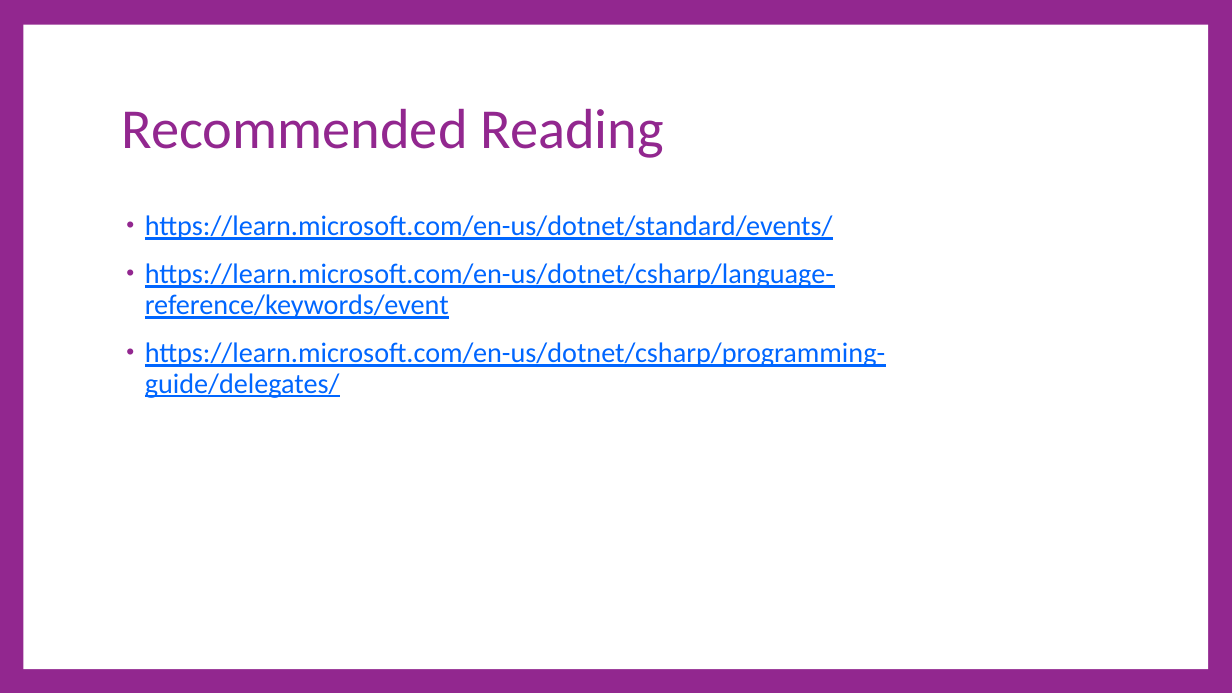
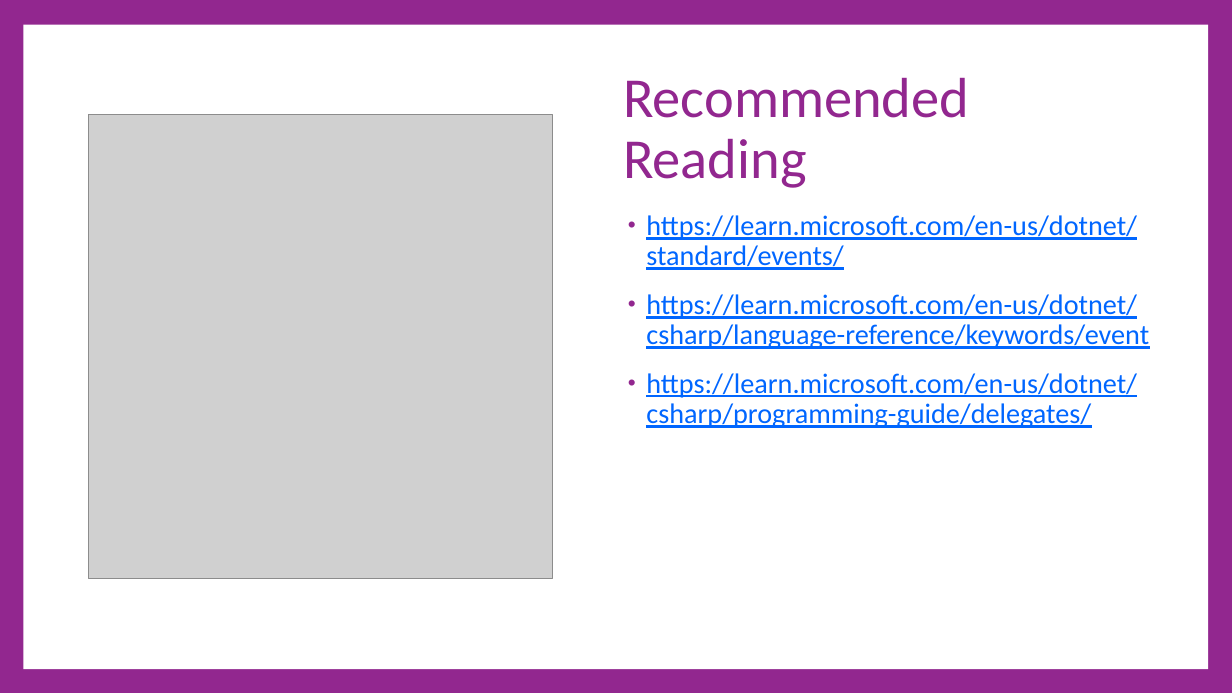
Before and after one commit to cdiggins/cs321, a slide deck: slide 15 of class-notes/cs321-winter-2023-lecture-15-final-project.pptx (slide 16 before the commit). Drawn at 1232x693 pixels with LibreOffice and Linux fonts; fonts in the diff are those of the drawing; grey boxes stand for pictures. Boxes give left, top, right and bottom in pixels: in the first picture for what was removed or moved away, otherwise in the second. Text is boxed around its words. In the diff, an @@ line names an element or a change of style, - is before the commit and + after.

```diff
--- a/class-notes/cs321-winter-2023-lecture-15-final-project.pptx
+++ b/class-notes/cs321-winter-2023-lecture-15-final-project.pptx
@@ rectangle removed at [23,25,1208,669] @@
@@ rectangle added at [23,25,1208,669], fill #FFFFFF @@
@@ title "Recommended Reading" rewrapped from [122,108,664,158] to [623,77,969,188] @@
@@ picture added at [88,115,553,579] @@
@@ text "https://learn.microsoft.com/en-us/dotnet/standard/events/" rewrapped from [145,215,885,398] to [646,215,1149,428] @@
```
Also in this commit, not shown: 10 other slides changed, 9 slides added, 4 slides removed, 1 other file.
